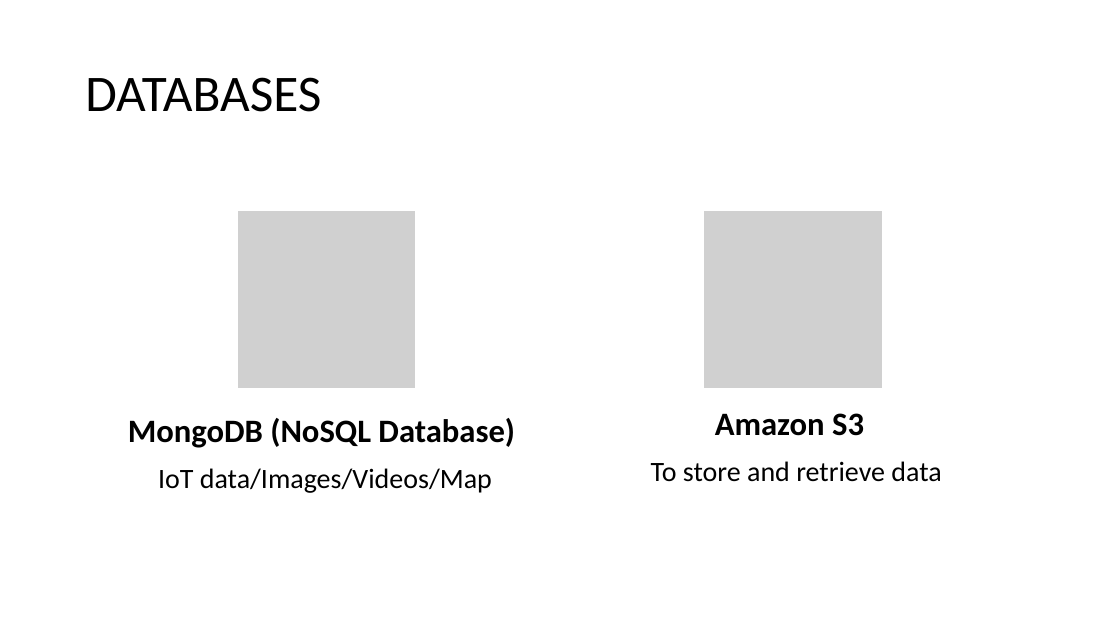
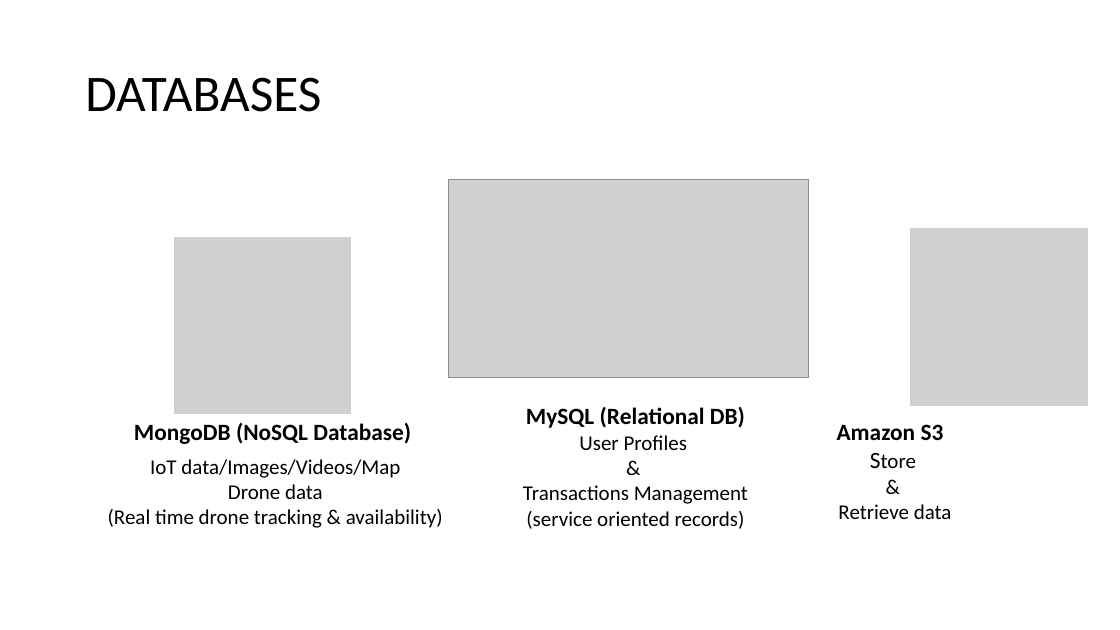
Before and after one commit to chriscwang/droneServiceCloud-1, a slide deck: slide 2 of weeklyMeetingsandDocuments/Big Data Management.pptx. Drawn at 1120x630 pixels with LibreOffice and Linux fonts; fonts in the diff are those of the drawing; grey boxes stand for pictures. Boxes give left, top, right and bottom in pixels: in the first picture for what was removed or moved away, otherwise in the second. Text is boxed around its words. In the diff, an @@ line names an element or a change of style, - is before the commit and + after.

Commit message:
9/29 Update

```diff
--- a/weeklyMeetingsandDocuments/Big Data Management.pptx
+++ b/weeklyMeetingsandDocuments/Big Data Management.pptx
@@ picture added at [449,180,809,377] @@
@@ picture added at [173,237,352,416] @@
@@ picture removed at [238,210,417,389] @@
@@ picture removed at [704,210,883,389] @@
@@ picture added at [910,228,1089,407] @@
@@ text "MongoDB (NoSQL Database)": place and size @@
-text "MongoDB (NoSQL Database)" at [128,418,515,493]
+text "MongoDB (NoSQL Database)" at [108,423,443,528]
@@ text added at [523,407,748,529], 18 pt, text #000000 @@
+MySQL (Relational DB)
+User Profiles
+&
+Transactions Management
+(service oriented records)
@@ text "Amazon S3": place and size @@
-text "Amazon S3" at [651,413,941,482]
+text "Amazon S3" at [837,424,952,519]
@@ text at [134,423,411,478]: size 28 to 20 pt in "MongoDB (NoSQL Database)"; size 24 to 18 pt in "IoT data/Images/Videos/Map"; less space between paragraphs @@
@@ text at [837,424,944,440]: size 28 to 20 pt in "Amazon S3"; less space between paragraphs @@
@@ text at [108,484,443,528]: paragraphs added @@
+Drone data
+(Real time drone tracking & availability)
@@ text at [838,504,952,519]: text changed; size 24 to 18 pt @@
-To store and retrieve data
+Store
+&
+Retrieve data
```
Also in this commit, not shown: 2 other slides changed, 10 slides added, 1 slide removed.
